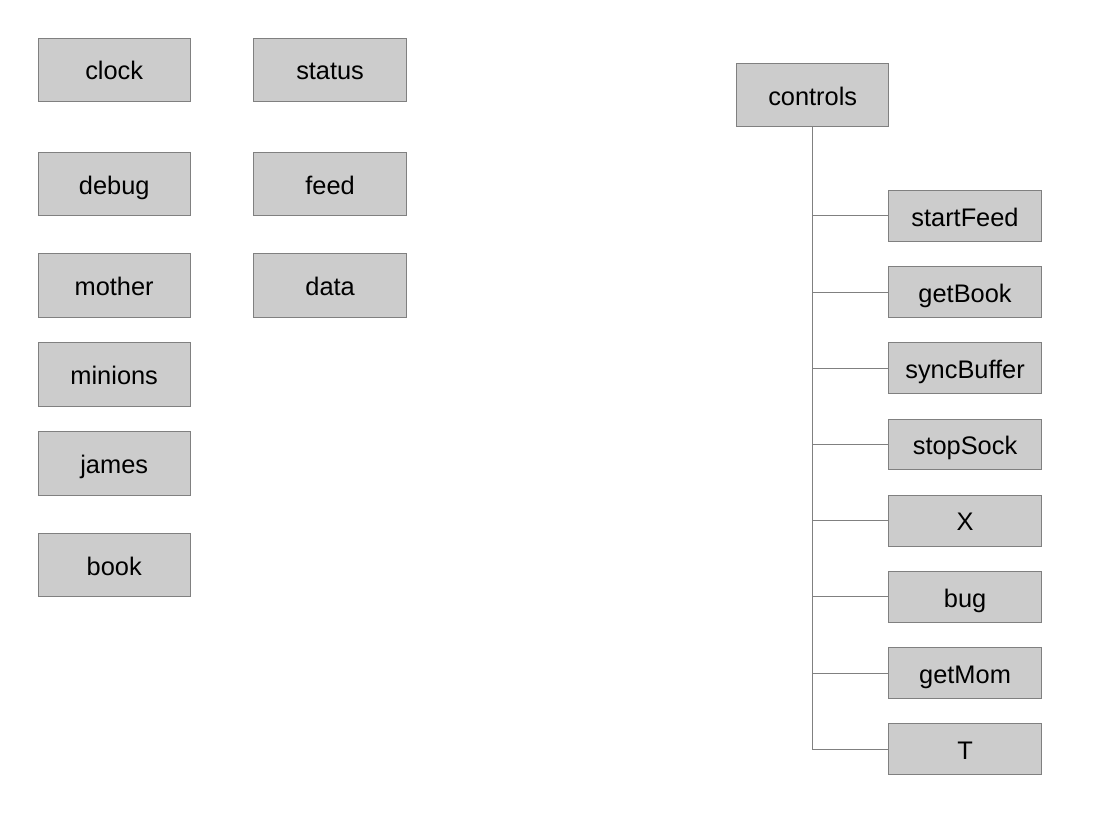
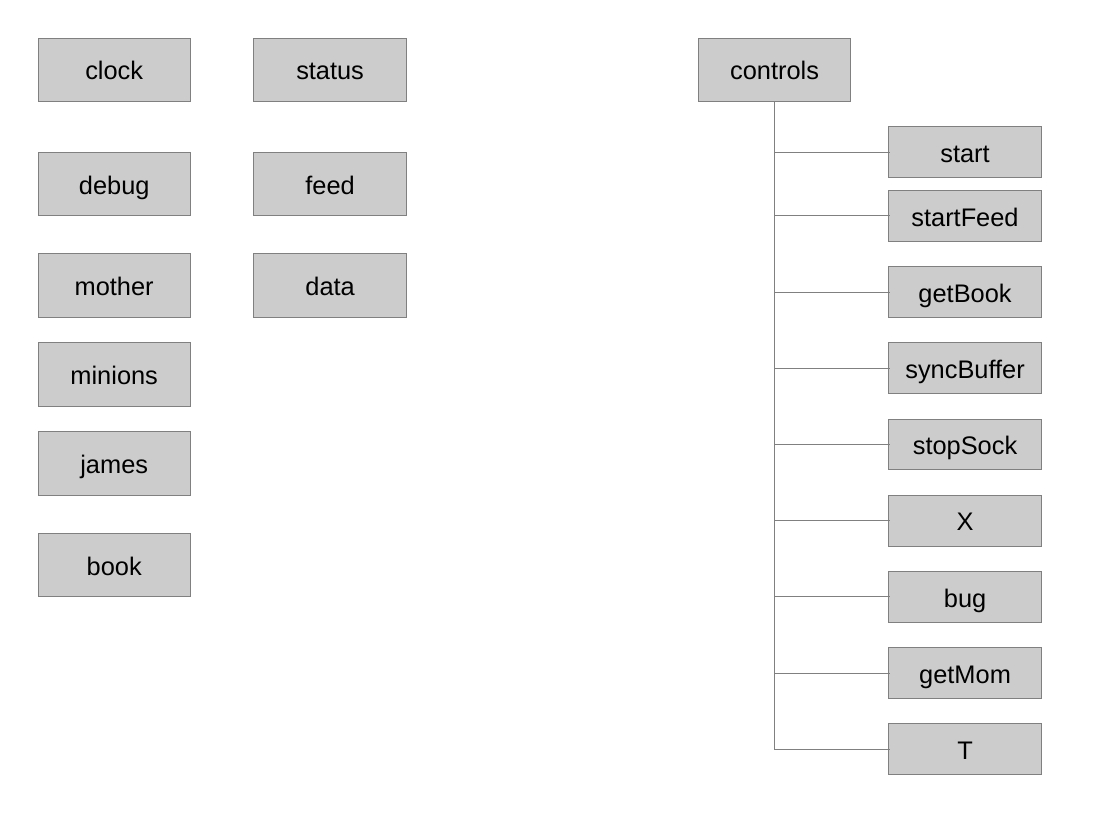
Before and after one commit to JamesLeB/Stout, a slide deck: slide 2 of Documents/Zek.odp. Drawn at 1120x840 pixels with LibreOffice and Linux fonts; fonts in the diff are those of the drawing. Boxes give left, top, right and bottom in pixels: in the first picture for what was removed or moved away, otherwise in the second. Text is boxed around its words. In the diff, an @@ line names an element or a change of style, - is before the commit and + after.

Commit message:
update doc

```diff
--- a/Documents/Zek.odp
+++ b/Documents/Zek.odp
@@ rectangle "controls": place and size @@
-rectangle "controls" at (737, 63, 889, 127)
+rectangle "controls" at (698, 38, 851, 102)
@@ elbow line moved from (813, 127) - (889, 749) to (774, 102) - (889, 750) @@
@@ elbow line moved from (813, 127) - (889, 673) to (774, 102) - (889, 673) @@
@@ elbow line moved from (813, 127) - (889, 597) to (774, 102) - (889, 598) @@
@@ elbow line moved from (813, 127) - (889, 520) to (774, 102) - (889, 520) @@
@@ elbow line moved from (813, 127) - (889, 444) to (774, 102) - (889, 445) @@
@@ elbow line moved from (813, 127) - (889, 368) to (774, 102) - (889, 368) @@
@@ elbow line moved from (813, 127) - (889, 292) to (774, 102) - (889, 293) @@
@@ elbow line moved from (813, 127) - (889, 215) to (774, 102) - (889, 215) @@
@@ elbow line added from (774, 102) to (889, 152), #808080 0 pt @@
@@ rectangle added at (889, 127, 1042, 178), fill #CCCCCC, outline #808080 0 pt, 18 pt, text #000000 @@
+start
```
Also in this commit, not shown: 1 other slide changed.
